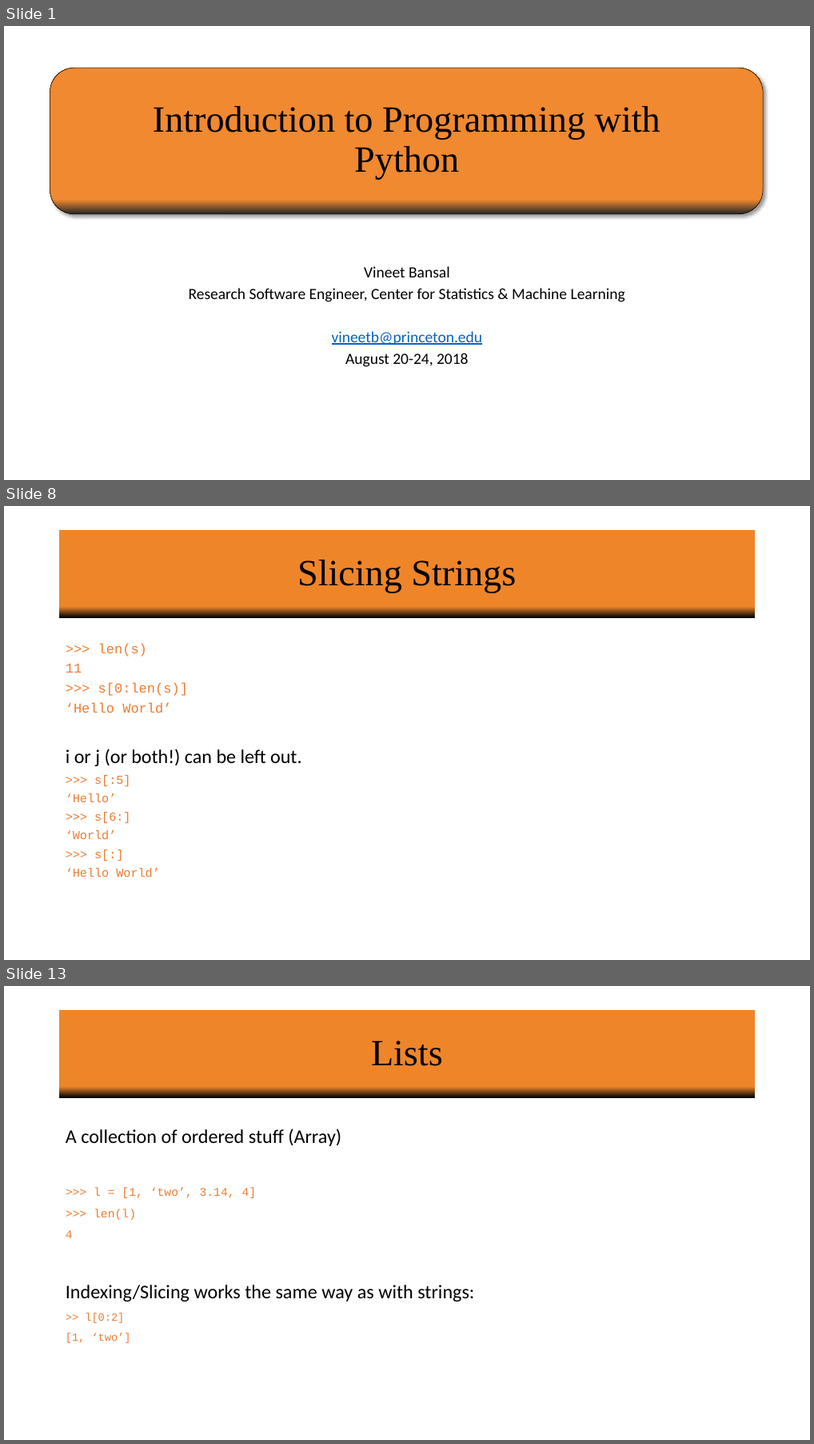
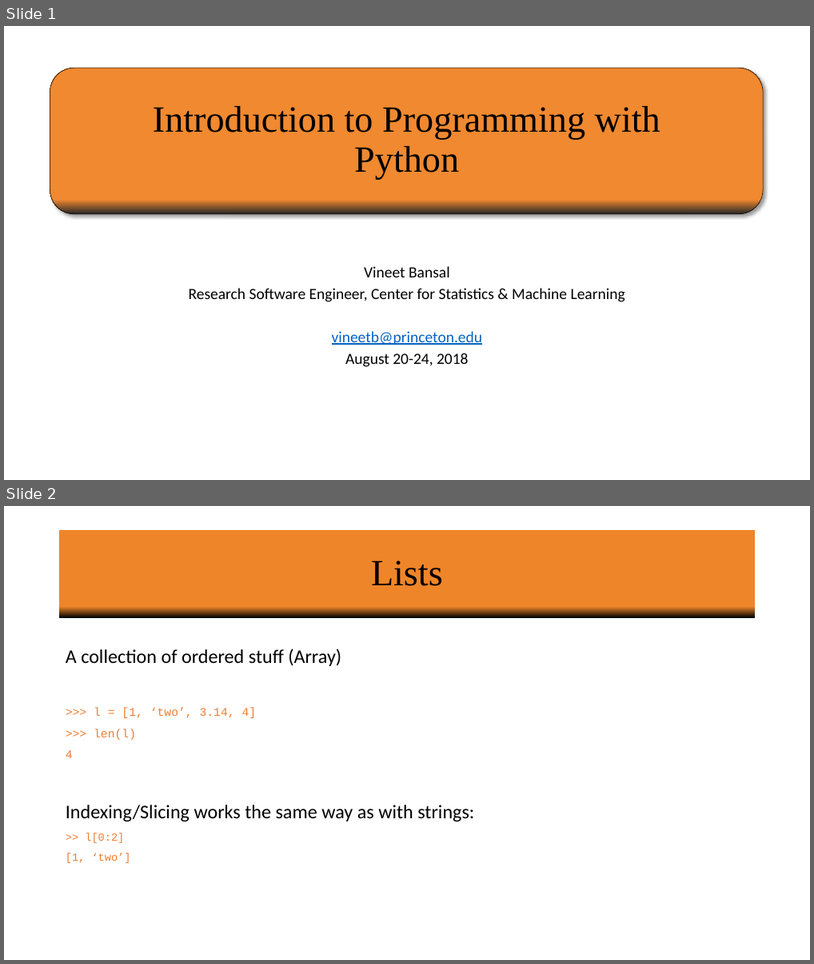
Before and after one commit to vineetbansal/Python-Bootcamp, a slide deck: slides/03 Lists_Loops_Files.pptx. Shown one above the other, each under a label of ours: slides 1, 8 and 13 before the commit, slides 1 and 2 after it; the slides between them are not shown. The pictures are 814x1444 and 814x964 pixels, drawn with LibreOffice and Linux fonts; fonts in the diff are those of the drawing; background and template pictures are left out. Boxes give left, top, right and bottom in pixels: in the first picture for what was removed or moved away, otherwise in the second. Text is boxed around its words. In the diff, an @@ line names an element or a change of style, - is before the commit and + after.

```diff
--- a/slides/03 Lists_Loops_Files.pptx
+++ b/slides/03 Lists_Loops_Files.pptx
@@ slide 8 removed at [4, 506, 810, 960], background #FFFFFF @@
@@ title removed at [60, 530, 755, 618] @@
-Slicing Strings
@@ text removed at [66, 643, 302, 876] @@
->>> len(s)
-11
->>> s[0:len(s)]
-‘Hello World’
-i or j (or both!) can be left out.
->>> s[:5]
-‘Hello’
->>> s[6:]
-‘World’
->>> s[:]
-‘Hello World’
@@ what was slide 13 is now slide 2 @@
```
Also in this commit, not shown: 14 other slides removed, 3 other files.
